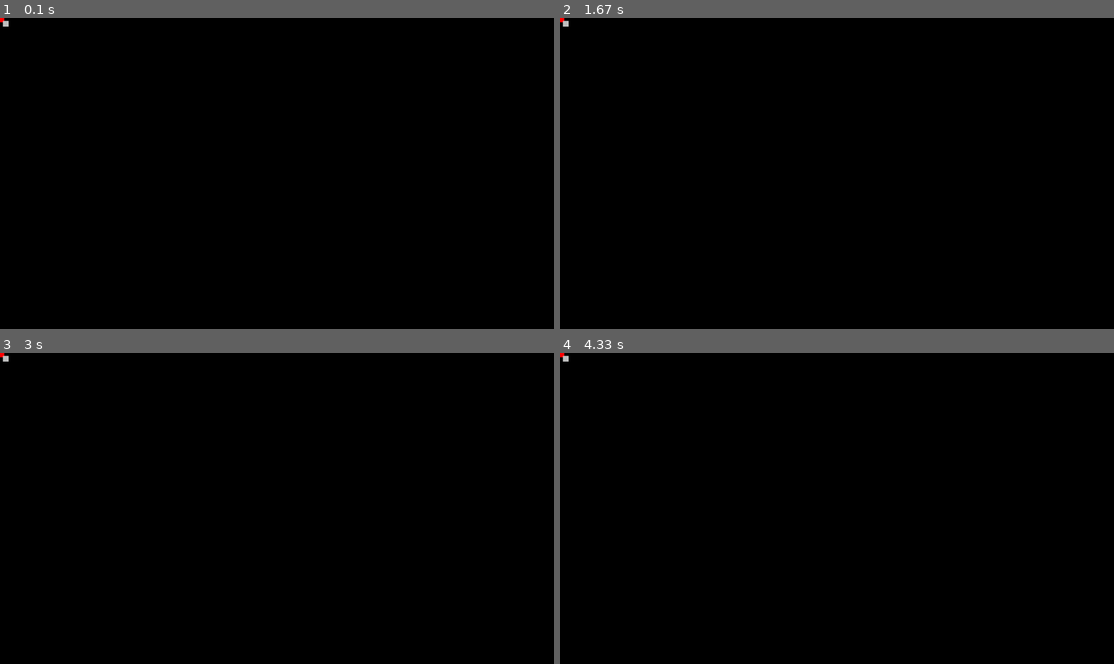
Above: before the commit, frames 1-4 (two rows, left to right).
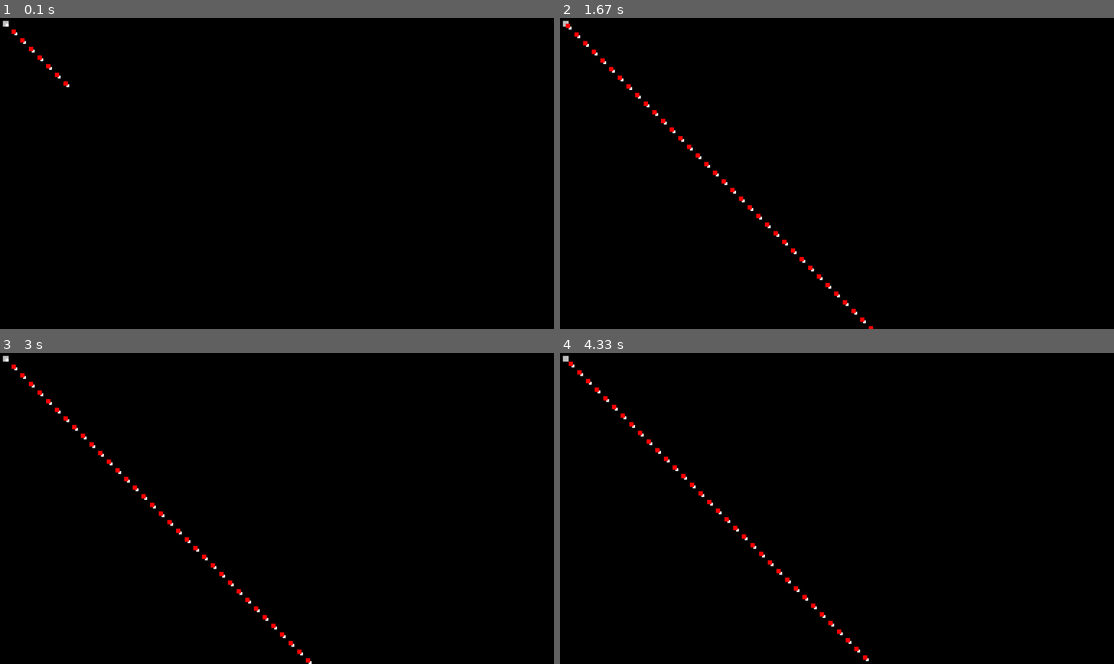
Above: after the commit, the same moments.

Repository: OpusMag/INF-1400
Game: pygame game, started from Assignment 2/boidsV2.py
The game is run twice, just before and just after one commit, with the same random seed, the same clock (stepped at 60 frames per second) and the same inputs.
Inputs:
- Up to frame 1 (0.1 s): no input
- Up to frame 2 (1.67 s): no input
- Up to frame 3 (3 s): no input
- Up to frame 4 (4.33 s): no input

The runs differ from the first frame. In frame 1, 0.1% of the frame differs, in the area x 0-13%, y 0-23%; in frame 2, 0.6%, in the area x 0-57%, y 0-100%; in frame 3, 0.6%; in frame 4, 0.6%.

Commit message:
where does this recursion error come from?

Diff:
--- a/Assignment 2/boidsV2.py
+++ b/Assignment 2/boidsV2.py
@@ -45,9 +45,6 @@
     def __init__(self, color, width, height, speed):
         super().__init__(color, width, height, speed)
 
-    def make_location(self):
-        self.boids_pos = Vector2((random.randint(0, 800)), (random.randint(0, 800)))
-
     def update(self):
         self.rect.x += self.speed.x
         self.rect.y += self.speed.y
@@ -65,8 +62,9 @@
         #see source [9] in the report bibliography for the code that inspired the code for my separation, cohesion, alignment and behaviour methods
     def separation(self):
         sum = 0
-        steer = Vector2()
-
+        steer = Vector2(0, 0)
+        single_boid = []
+        self.boids = []
         for single_boid in self.boids:
             distance = math.hypot(single_boid[0] - self.boids[0], single_boid[1] - self.boids[1])
             if single_boid is not self and distance < self.radius:
@@ -77,7 +75,7 @@
 
         if sum > 0:
             steer = steer / sum
-            steer.normalize()
+            steer.Normalize()
             steer = steer * self.max_speed
             steer = steer - self.speed
             steer.limit(self.max_length)
@@ -88,7 +86,7 @@
         #alignment: steer towards the average heading of local flockmates
     def alignment(self):
         sum = 0
-        steer = Vector2()
+        steer = Vector2(0, 0)
         for single_boid in self.boids:
             distance = math.hypot(single_boid[0] - self.boids[0], single_boid[1] - self.boids[1])
             if single_boid is not self and distance < self.radius:
@@ -100,7 +98,7 @@
 
         if sum > 0:
             steer = steer / sum
-            steer.normalize()
+            steer.Normalize()
             steer = steer * self.max_speed
             steer = steer - self.speed.Normalize()
             steer.limit(self.max_length)
@@ -111,7 +109,8 @@
     def cohesion(self):
         sum = 0
         steer = Vector2()
-
+        single_boid = []
+        self.boids = []
         for single_boid in self.boids:
             distance = math.hypot(single_boid[0] - self.boids[0], single_boid[1] - self.boids[1])
             if single_boid is not self and distance < self.radius:
@@ -121,7 +120,7 @@
         if sum > 0:
             steer = steer / sum
             steer = steer - self.position
-            steer.normalize()
+            steer.Normalize()
             steer = steer * self.max_speed
             steer = steer - self.speed
             steer.limit(self.max_length)
@@ -158,9 +157,6 @@
         self.rect.x += self.speed.x
         self.rect.y += self.speed.y
 
-    def make_location(self):
-        self.hoiks_pos = Vector2((random.randint(0, 600)), (random.randint(0, 600)))
-
     #move method is inherited from Moving_objects
     #draw method is inherited from Drawable_objects
     #triangles
@@ -169,8 +165,7 @@
     def __init__(self, color, width, height, speed):
         super().__init__(color, width, height, speed)
 
-    def make_location(self):
-        self.skyscrapers_pos = Vector2((random.randint(0, 600)), (random.randint(0, 600)))
+
     #draw method is inherited from Drawable_objects
     #rectangles
 
@@ -183,39 +178,35 @@
         self.screen = pygame.display.set_mode()
 
     def create_boids(self):
-        self.boids_pos = Vector2(0, 0)
+        self.boids_pos = Vector2((random.randint (0, 600)), (random.randint(0, 600)))
         boids_ob = Boids(WHITE, 10, 10, self.boids_pos)
-        for h in range (50):
-            boids_ob = Drawable_objects(WHITE, 10, 10, self.boids_pos)
-            self.boids.add(boids_ob)
-            self.all_sprites_list.add(boids_ob)
+        self.boids.add(boids_ob)
+        self.all_sprites_list.add(boids_ob)
+        self.update_game()
         #self.boids.append(self.single_boid)
 
     def create_hoiks(self):
-        self.hoiks_pos = Vector2(10, 10)
+        self.hoiks_pos = Vector2((random.randint(0, 600)), (random.randint(0, 600)))
         hoiks_ob = Hoiks(RED, 15, 15, self.hoiks_pos)
-        for i in range (5):
-            hoiks_ob = Drawable_objects(RED, 15, 15, self.hoiks_pos)
-            self.hoiks.add(hoiks_ob)
-            self.all_sprites_list.add(hoiks_ob)
+        self.hoiks.add(hoiks_ob)
+        self.all_sprites_list.add(hoiks_ob)
+        self.update_game()
 
     def create_skyscrapers(self):
-        self.skyscraper_pos = Vector2(20, 20)
-        skyscraper_ob = Skyscrapers(GREY, 20, 20, self.skyscraper_pos)
-        for j in range (5):
-            self.skyscraper_ob = Drawable_objects(GREY, 20, 20, self.skyscraper_pos)
-            self.skyscrapers.add(skyscraper_ob)
-            self.all_sprites_list.add(skyscraper_ob)
+        self.skyscrapers_pos = Vector2((random.randint(0, 600)), (random.randint(0, 600)))
+        skyscraper_ob = Skyscrapers(GREY, 20, 20, self.skyscrapers_pos)
+        self.skyscrapers.add(skyscraper_ob)
+        self.all_sprites_list.add(skyscraper_ob)
+        self.update_game()
 
     def setup(self):
         self.create_boids()
         self.create_hoiks()
         self.create_skyscrapers()
-        #self.all_sprites_list()
 
     def run(self):
         self.setup()
-        self.game_loop()
+        #self.game_loop()
 
     def update_game(self):
         #Oppdaterer og tegner
@@ -234,7 +225,7 @@
                 if event.type == pygame.QUIT:
                     running = False
 
-            self.update_game()
+            #self.update_game()
             self.run()
         pygame.quit()
         quit()
